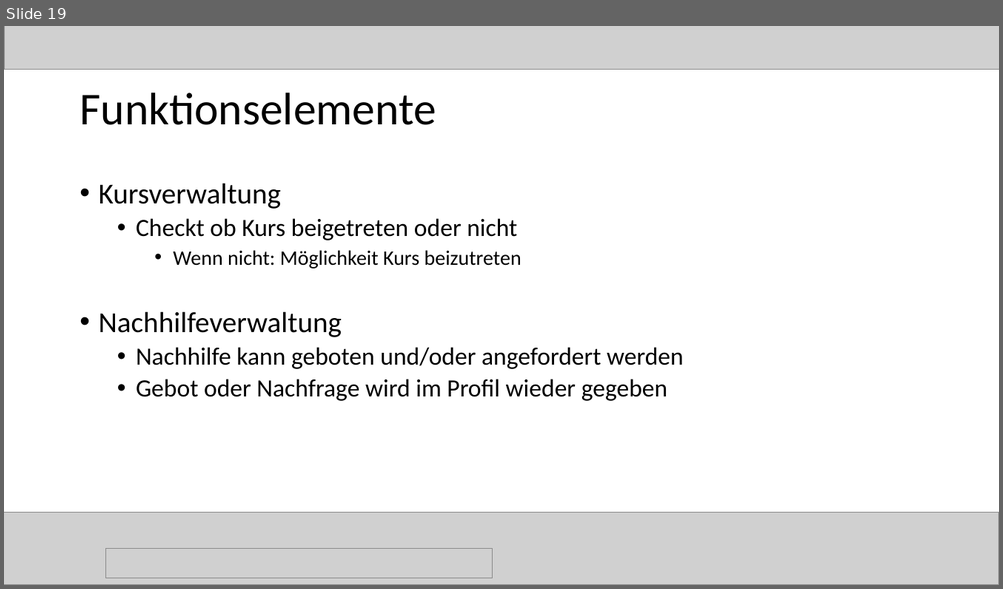
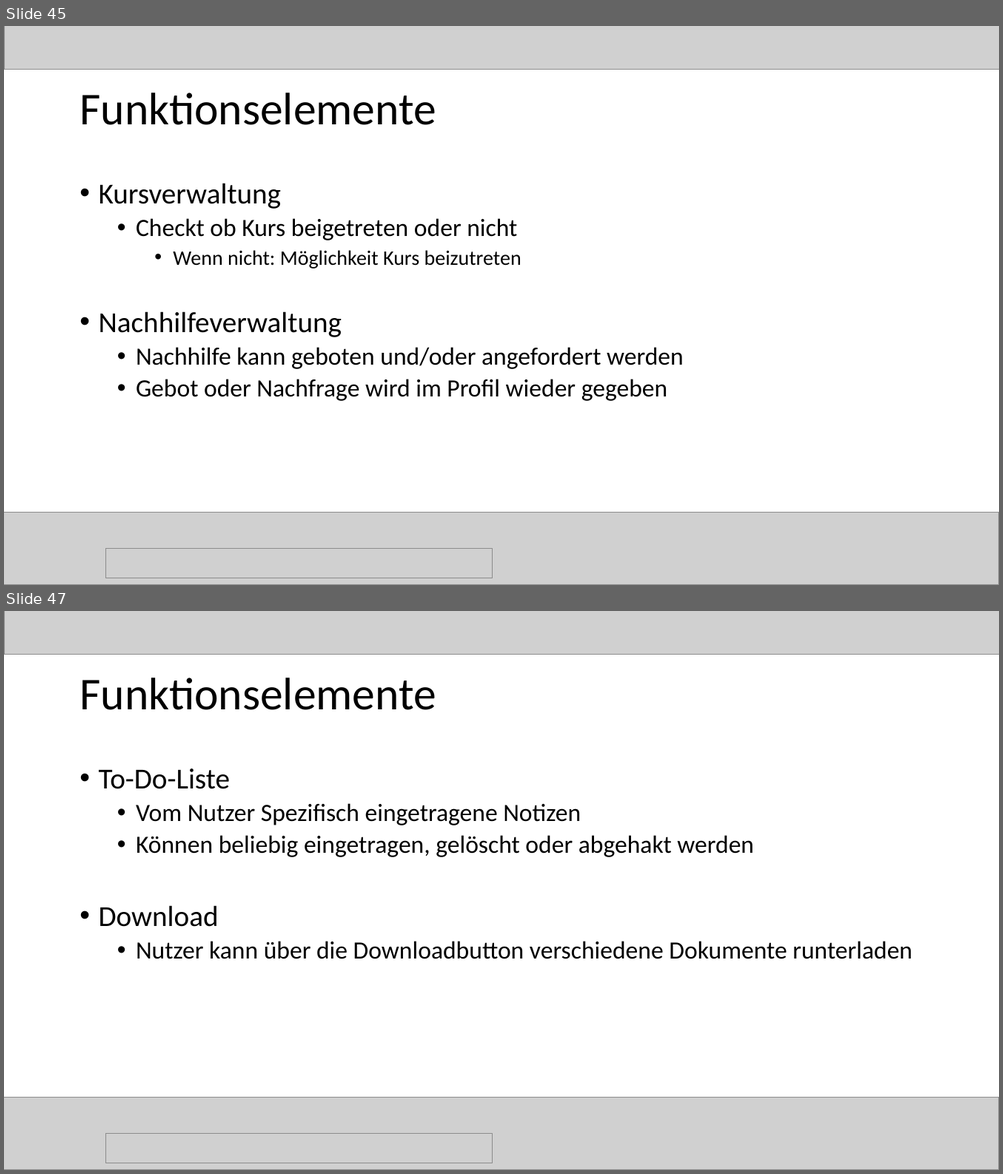
Before and after one commit to magharmi/StudentenFuerStudenten, a slide deck: websitePPneu.pptx. Shown one above the other, each under a label of ours: slide 19 before the commit, slides 45 and 47 after it; the slides between them are not shown. The pictures are 1003x589 and 1003x1174 pixels, drawn with LibreOffice and Linux fonts; fonts in the diff are those of the drawing; grey boxes stand for pictures. Boxes give left, top, right and bottom in pixels: in the first picture for what was removed or moved away, otherwise in the second. Text is boxed around its words. In the diff, an @@ line names an element or a change of style, - is before the commit and + after.

```diff
--- a/websitePPneu.pptx
+++ b/websitePPneu.pptx
@@ slide 47 added at box(4, 611, 999, 1170), background #FFFFFF @@
@@ picture added at box(4, 611, 999, 654) @@
@@ title added at box(79, 678, 435, 710), 44 pt, text #000000 @@
+Funktionselemente
@@ text added at box(99, 769, 912, 960), 24 pt, text #000000 @@
+• To-Do-Liste
+  • Vom Nutzer Spezifisch eingetragene Notizen
+  • Können beliebig eingetragen, gelöscht oder abgehakt werden
+• Download
+  • Nutzer kann über die Downloadbutton verschiedene Dokumente runterladen
@@ picture added at box(4, 1097, 999, 1170) @@
@@ picture added at box(105, 1134, 492, 1163) @@
@@ what was slide 19 is now slide 45 @@
```
Also in this commit, not shown: 1 slide changed, 28 other slides added.
